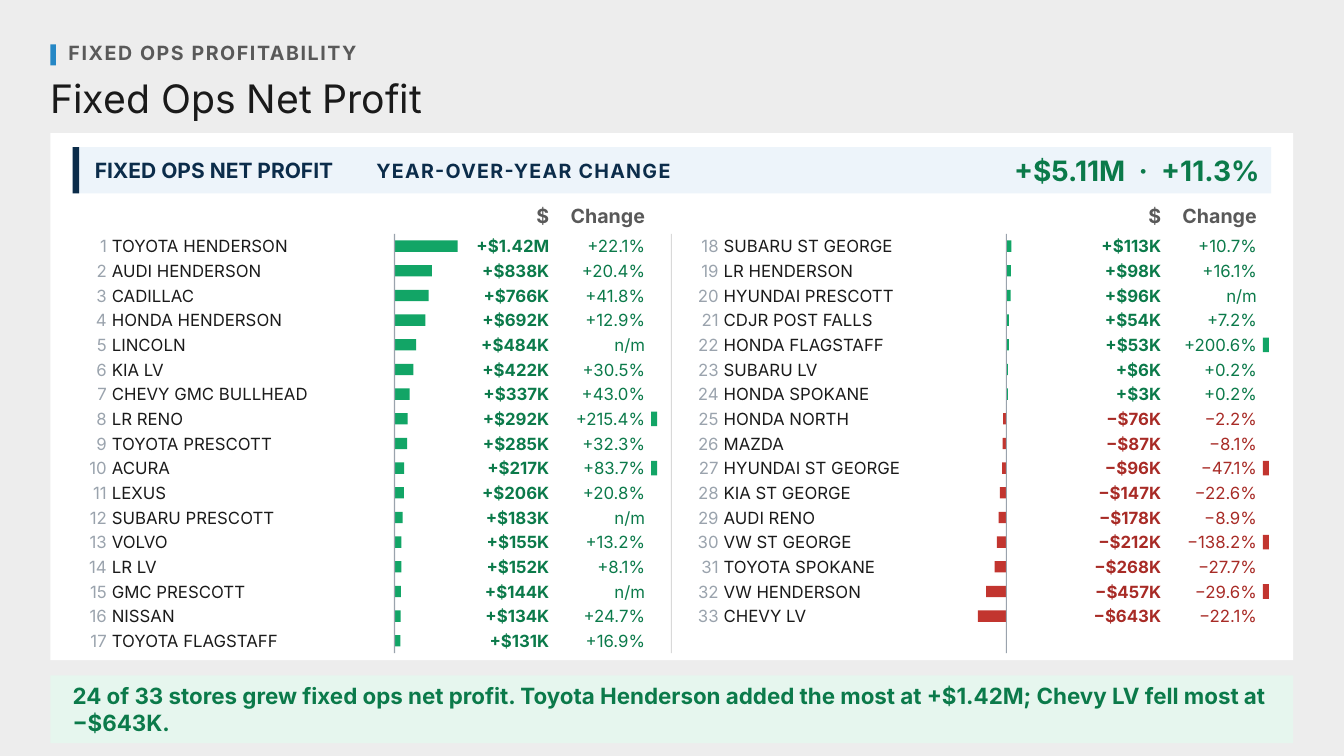
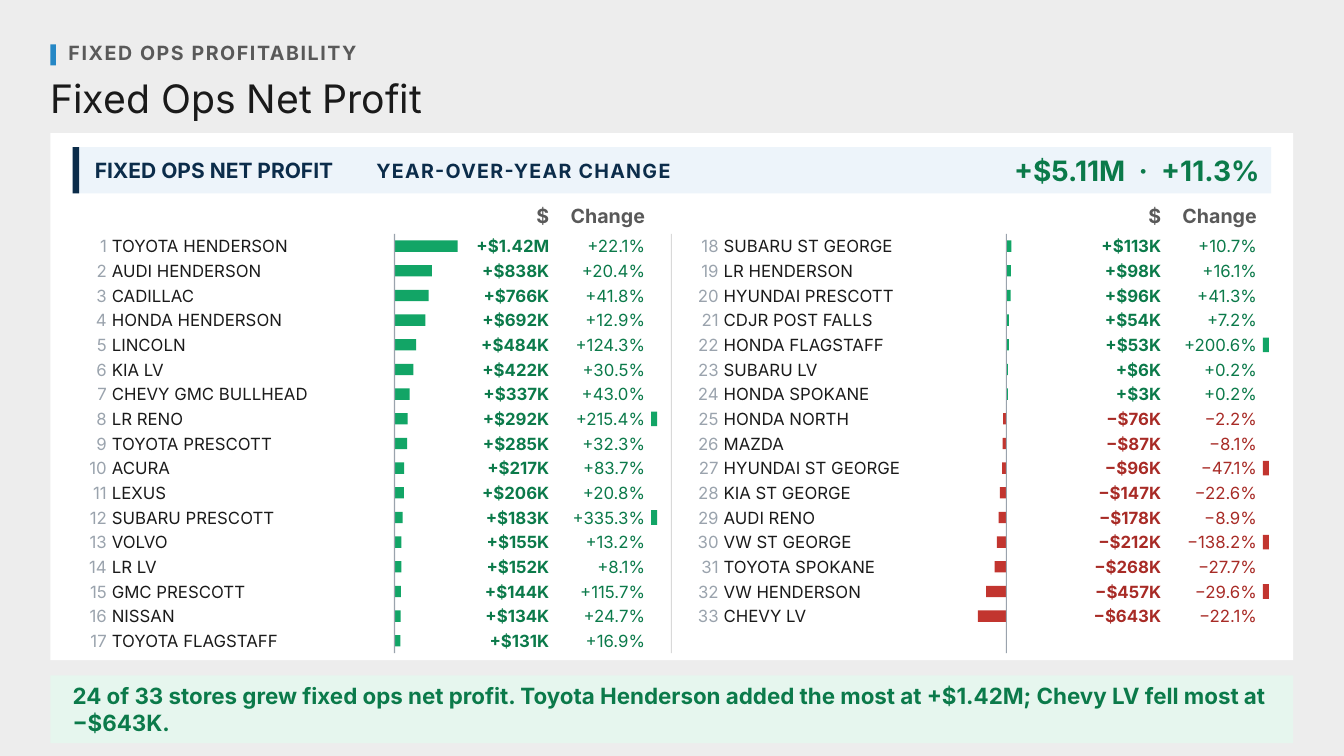
Before and after one commit to Ndresner/Noah, a slide deck: slide 6 of day2-deck/decks/Fixed Absorption & Net Profit - Preview.pptx. Drawn at 1344x756 pixels with LibreOffice and Linux fonts; fonts in the diff are those of the drawing. Boxes give left, top, right and bottom in pixels: in the first picture for what was removed or moved away, otherwise in the second. Text is boxed around its words. In the diff, an @@ line names an element or a change of style, - is before the commit and + after.

```diff
--- a/day2-deck/decks/Fixed Absorption & Net Profit - Preview.pptx
+++ b/day2-deck/decks/Fixed Absorption & Net Profit - Preview.pptx
@@ text at (1197,289,1257,303): text changed @@
-n/m
++41.3%
@@ text at (576,338,645,352): text changed @@
-n/m
++124.3%
@@ text at (573,511,645,525): text changed @@
-n/m
++335.3%
@@ rectangle: place and size @@
-rectangle at (651,461,657,475)
+rectangle at (651,510,657,524)
@@ text at (580,585,645,599): text changed @@
-n/m
++115.7%
```
Also in this commit, not shown: 2 other files.
